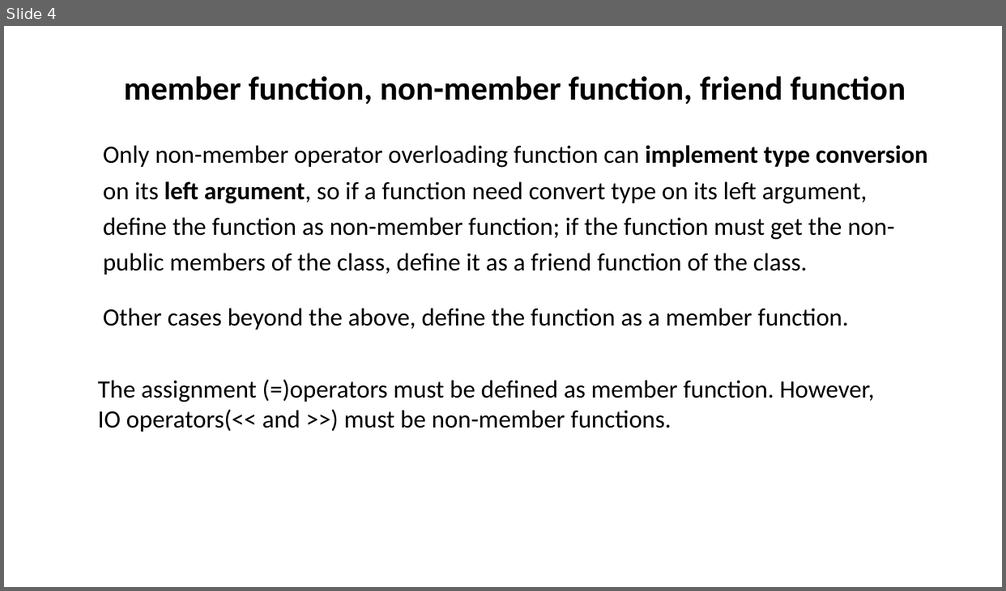
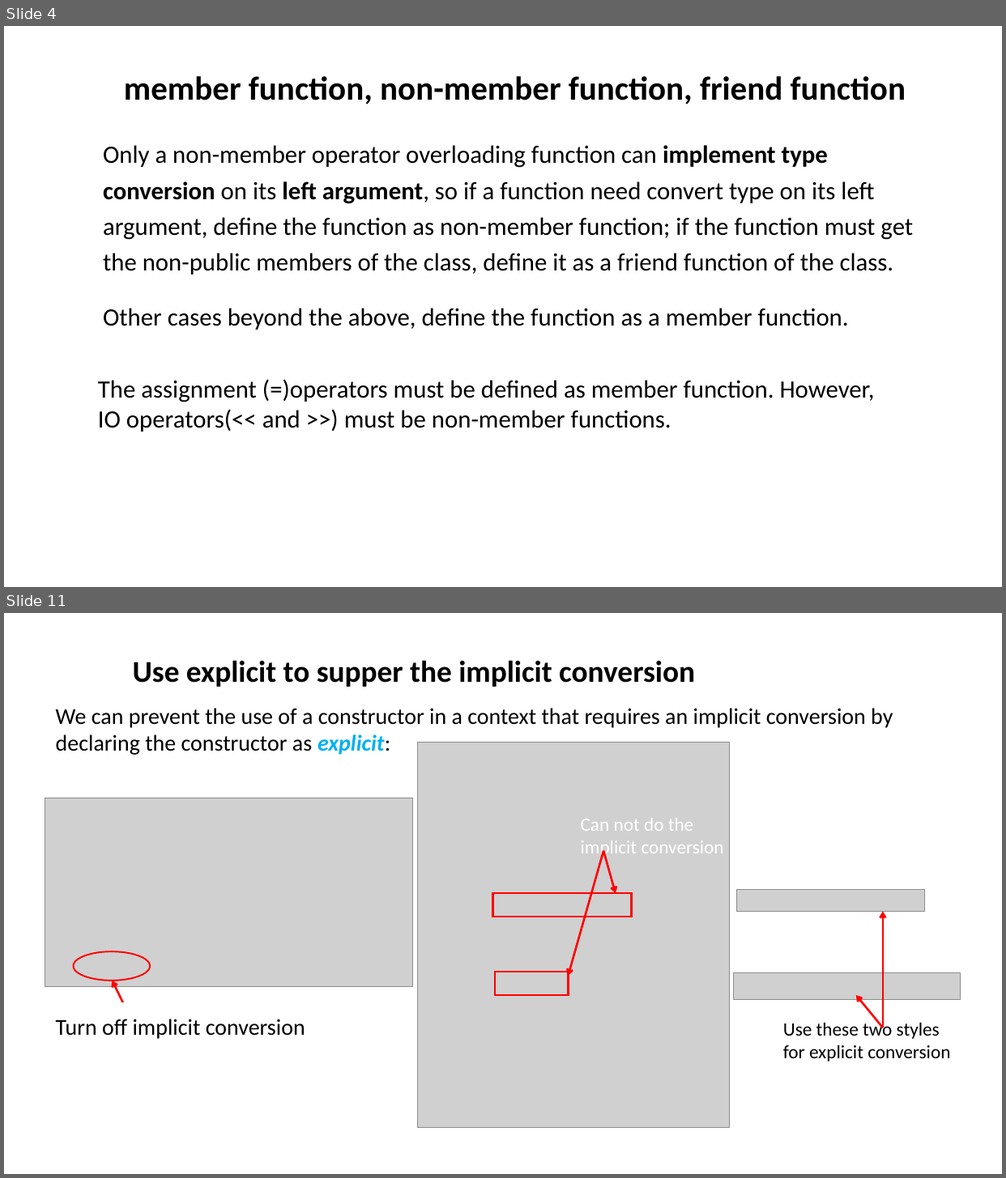
Before and after one commit to ShiqiYu/CPP, a slide deck: week10/Lab10.pptx. Shown one above the other, each under a label of ours: slide 4 before the commit, slides 4 and 11 after it; the slides between them are not shown. The pictures are 1006x591 and 1006x1178 pixels, drawn with LibreOffice and Linux fonts; fonts in the diff are those of the drawing; grey boxes stand for pictures; background and template pictures are left out. Boxes give left, top, right and bottom in pixels: in the first picture for what was removed or moved away, otherwise in the second. Text is boxed around its words. In the diff, an @@ line names an element or a change of style, - is before the commit and + after.

```diff
--- a/week10/Lab10.pptx
+++ b/week10/Lab10.pptx
@@ slide 11 added at (4,613,1002,1174), background #FFFFFF @@
@@ text added at (133,660,695,687), 29 pt, text #000000, bold @@
+Use explicit to supper the implicit conversion
@@ text added at (56,708,893,755), 21.8 pt, text #000000 @@
+We can prevent the use of a constructor in a context that requires an implicit conversion by declaring the constructor as explicit:
@@ picture added at (417,742,730,1127) @@
@@ picture added at (45,798,414,986) @@
@@ group added at (493,818,724,995): 2 rectangles, 2 arrows, 1 text @@
+Can not do the implicit conversion
@@ picture added at (737,890,925,912) @@
@@ arrow added from (883, 1028) to (883, 912), #FF0000 2 pt @@
@@ ellipse added at (74,952,150,982), outline #FF0000 1.5 pt @@
@@ picture added at (734,973,961,999) @@
@@ arrow added from (123, 1003) to (112, 981), #FF0000 2 pt @@
@@ arrow added from (883, 1028) to (856, 995), #FF0000 2 pt @@
@@ text added at (56,1019,305,1039), 21.8 pt, text #000000 @@
+Turn off implicit conversion
@@ text added at (783,1020,950,1062), 18.1 pt, text #000000 @@
+Use these two styles for explicit conversion
@@ slide 4 changed as well @@
@@ text at (103,145,913,275): text changed @@
-  Only non-member operator overloading function can implement type conversion on its left argument, so if a function need convert type on its left argument, define the function as non-member function; if the function must get the non-public members of the class, define it as a friend function of the class.
+  Only a non-member operator overloading function can implement type conversion on its left argument, so if a function need convert type on its left argument, define the function as non-member function; if the function must get the non-public members of the class, define it as a friend function of the class.
```
Also in this commit, not shown: 3 other slides changed, 8 other slides added, 7 slides removed, 1 other file.
